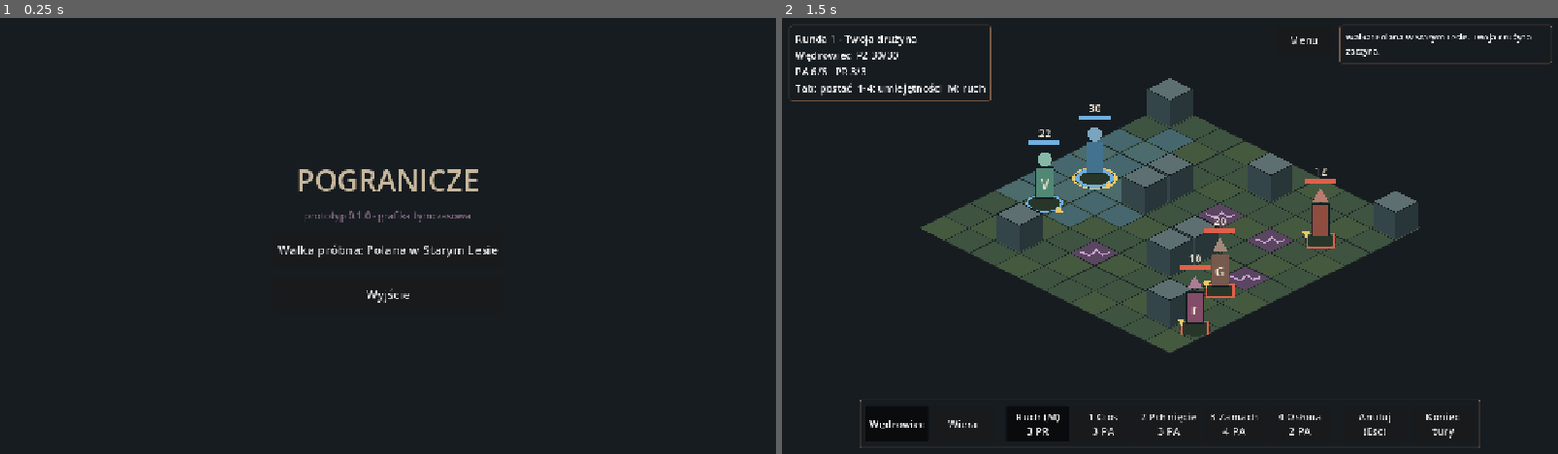
Above: before the commit, frames 1-2 (left to right).
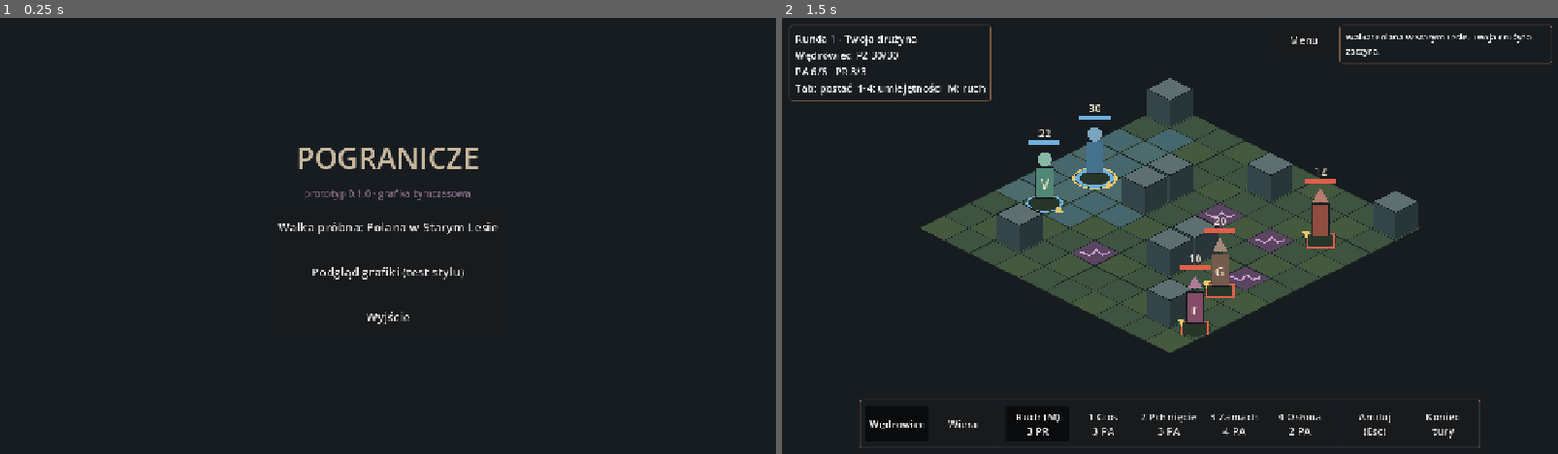
Above: after the commit, the same moments.

Repository: kachaj96/pogranicze
Game: Godot game, scene res://scenes/main/main.tscn
The game is run twice, just before and just after one commit, with the same random seed, the same clock (stepped at 60 frames per second) and the same inputs.
Inputs:
- Up to frame 1 (0.25 s): no input
- Up to frame 2 (1.5 s): click "Walka próbna: Polana w Starym…" at 0.5 s; click "Wędrowiec" at 1.25 s

The runs differ from the first frame. In frame 1, 2.2% of the frame differs, in the area x 35-65%, y 29-71%; in frame 2, nothing differs.

Commit message:
feat(art): procedural Blender-to-pixel-art pipeline and style test pack
Blender 4.5 Cycles data passes (light, AO, material index, cast shadow)
mapped to art-bible palette ramps with selective outline. Exact 2:1 iso
camera. Wanderer in 8 directions (idle 4, walk 8), house, tree, seal
stone, stone block, floor tiles. Art showcase scene in the main menu.
All outputs in assets/raw (review pending).

Co-Authored-By: Claude Opus 5.5 <noreply@anthropic.com>
Claude-Session: https://claude.ai/code/session_01VADSTYCm6svrujvh15AV29

Diff:
--- /dev/null
+++ b/assets/raw/procedural/wanderer.json
@@ -0,0 +1,38 @@
+{
+  "name": "wanderer",
+  "frame_size": [
+    192,
+    144
+  ],
+  "anchor": [
+    80,
+    128
+  ],
+  "directions": [
+    "N",
+    "NE",
+    "E",
+    "SE",
+    "S",
+    "SW",
+    "W",
+    "NW"
+  ],
+  "source": "procedural Blender render, tools/art/blender",
+  "animations": {
+    "idle": {
+      "file": "wanderer_idle.png",
+      "frames": 4,
+      "fps": 4,
+      "loop": true,
+      "layout": "rows=directions, cols=frames"
+    },
+    "walk": {
+      "file": "wanderer_walk.png",
+      "frames": 8,
+      "fps": 8,
+      "loop": true,
+      "layout": "rows=directions, cols=frames"
+    }
+  }
+}
--- /dev/null
+++ b/scenes/art/art_showcase.tscn
@@ -0,0 +1,6 @@
+[gd_scene format=3]
+
+[ext_resource type="Script" path="res://scripts/art/art_showcase.gd" id="1"]
+
+[node name="ArtShowcase" type="Node2D"]
+script = ExtResource("1")
--- /dev/null
+++ b/scripts/art/art_showcase.gd
@@ -0,0 +1,126 @@
+extends Node2D
+## Art validation scene: procedural terrain, props and the 8-direction
+## character in engine, at integer zoom. Not gameplay - for judging style,
+## scale, anchors and readability on PC / phone resolutions.
+
+const DIR := "res://assets/raw/procedural/"
+const W := 14
+const H := 12
+const PROPS := {
+	"house": {"anchor": Vector2(160, 226), "cells": [Vector2(4, 3.5)]},
+	"tree": {"anchor": Vector2(144, 216), "cells": [Vector2(10, 2), Vector2(11, 5), Vector2(1, 9), Vector2(12, 9), Vector2(9, 0)]},
+	"seal_stone": {"anchor": Vector2(48, 128), "cells": [Vector2(8, 8)]},
+}
+
+var _world: Node2D
+var _walker: AnimatedSprite2D
+var _path: Array[Vector2] = [Vector2(2, 7), Vector2(7, 7), Vector2(7, 10), Vector2(10, 10), Vector2(10, 7), Vector2(7, 4), Vector2(2, 7)]
+var _seg := 0
+var _t := 0.0
+var _walker_pos := Vector2(2, 7)
+var _frame_size := Vector2(128, 128)
+var _anchor := Vector2(64, 112)
+
+
+func _ready() -> void:
+	var meta: Dictionary = JSON.parse_string(FileAccess.get_file_as_string(DIR + "wanderer.json"))
+	_frame_size = Vector2(meta["frame_size"][0], meta["frame_size"][1])
+	_anchor = Vector2(meta["anchor"][0], meta["anchor"][1])
+	var frames := _build_frames(meta)
+	_draw_terrain()
+	_world = Node2D.new()
+	_world.y_sort_enabled = true
+	add_child(_world)
+	for prop: String in PROPS:
+		var tex: Texture2D = load(DIR + prop + ".png")
+		for c: Vector2 in PROPS[prop]["cells"]:
+			var s := Sprite2D.new()
+			s.texture = tex
+			s.centered = false
+			s.offset = -PROPS[prop]["anchor"]
+			s.position = IsoMath.plane_to_screen(c)
+			_world.add_child(s)
+	var block: Texture2D = load(DIR + "block_stone.png")
+	for c in [Vector2(5, 9), Vector2(5, 10), Vector2(12, 3)]:
+		var b := Sprite2D.new()
+		b.texture = block
+		b.centered = false
+		b.offset = -Vector2(32, 52)
+		b.position = IsoMath.plane_to_screen(c)
+		_world.add_child(b)
+	# Row of idle characters showing all 8 facings.
+	for i in 8:
+		var a := _character(frames, "idle_%d" % i)
+		a.position = IsoMath.plane_to_screen(Vector2(3 + i, 11))
+		a.frame = i % 4
+	_walker = _character(frames, "walk_4")
+	var cam := Camera2D.new()
+	cam.zoom = Vector2(2, 2)
+	cam.position = IsoMath.plane_to_screen(Vector2(7, 7)) + Vector2(0, -30)
+	add_child(cam)
+
+
+func _character(frames: SpriteFrames, anim: String) -> AnimatedSprite2D:
+	var a := AnimatedSprite2D.new()
+	a.sprite_frames = frames
+	a.centered = false
+	a.offset = -_anchor
+	a.play(anim)
+	_world.add_child(a)
+	return a
+
+
+func _build_frames(meta: Dictionary) -> SpriteFrames:
+	var sf := SpriteFrames.new()
+	sf.remove_animation("default")
+	for anim: String in meta["animations"]:
+		var info: Dictionary = meta["animations"][anim]
+		var sheet: Texture2D = load(DIR + str(info["file"]))
+		for d in 8:
+			var name := "%s_%d" % [anim, d]
+			sf.add_animation(name)
+			sf.set_animation_speed(name, float(info["fps"]))
+			sf.set_animation_loop(name, true)
+			for f in int(info["frames"]):
+				var at := AtlasTexture.new()
+				at.atlas = sheet
+				at.region = Rect2(Vector2(f, d) * _frame_size, _frame_size)
+				sf.add_frame(name, at)
+	return sf
+
+
+func _draw_terrain() -> void:
+	var grass: Array[Texture2D] = [load(DIR + "floor_grass_0.png"), load(DIR + "floor_grass_1.png"), load(DIR + "floor_grass_2.png")]
+	var dirt: Texture2D = load(DIR + "floor_dirt_path.png")
+	var crack: Texture2D = load(DIR + "floor_crack.png")
+	var ground := Node2D.new()
+	ground.z_index = -10
+	add_child(ground)
+	for y in H:
+		for x in W:
+			var tex: Texture2D = grass[(x * 7 + y * 3) % 3]
+			if y == 7 and x >= 1 or (x == 7 and y >= 4 and y <= 10) or (y == 10 and x >= 7 and x <= 10):
+				tex = dirt
+			if Vector2i(x, y) in [Vector2i(8, 7), Vector2i(7, 9)]:
+				tex = crack
+			var s := Sprite2D.new()
+			s.texture = tex
+			s.position = IsoMath.grid_to_screen(Vector2i(x, y))
+			ground.add_child(s)
+
+
+func _process(delta: float) -> void:
+	var a := _path[_seg]
+	var b := _path[(_seg + 1) % _path.size()]
+	var speed := 1.6  # cells per second
+	_t += delta * speed / maxf(0.001, a.distance_to(b))
+	if _t >= 1.0:
+		_t = 0.0
+		_seg = (_seg + 1) % (_path.size() - 1)
+		return
+	_walker_pos = a.lerp(b, _t)
+	_walker.position = IsoMath.plane_to_screen(_walker_pos)
+	var facing := IsoMath.facing_from_delta(b - a)
+	var anim := "walk_%d" % facing
+	if _walker.animation != anim:
+		_walker.play(anim)
--- a/scripts/ui/main_menu.gd
+++ b/scripts/ui/main_menu.gd
@@ -2,6 +2,7 @@
 ## Start menu. Placeholder until exploration becomes the default entry.
 
 const COMBAT_SCENE := "res://scenes/combat/combat.tscn"
+const ART_SCENE := "res://scenes/art/art_showcase.tscn"
 
 
 func _ready() -> void:
@@ -27,6 +28,7 @@
 	sub.add_theme_color_override("font_color", Color("#816782"))
 	box.add_child(sub)
 	box.add_child(_button("Walka próbna: Polana w Starym Lesie", func() -> void: get_tree().change_scene_to_file(COMBAT_SCENE)))
+	box.add_child(_button("Podgląd grafiki (test stylu)", func() -> void: get_tree().change_scene_to_file(ART_SCENE)))
 	if OS.get_name() != "Android":
 		box.add_child(_button("Wyjście", func() -> void: get_tree().quit()))
 
Binary file added: assets/raw/procedural/block_stone.png
Not shown, added: assets/raw/procedural/block_stone.png.import
Binary file added: assets/raw/procedural/floor_crack.png
Not shown, added: assets/raw/procedural/floor_crack.png.import
Binary file added: assets/raw/procedural/floor_dirt_path.png
Not shown, added: assets/raw/procedural/floor_dirt_path.png.import
Binary file added: assets/raw/procedural/floor_grass_0.png
Not shown, added: assets/raw/procedural/floor_grass_0.png.import
Binary file added: assets/raw/procedural/floor_grass_1.png
Not shown, added: assets/raw/procedural/floor_grass_1.png.import
Binary file added: assets/raw/procedural/floor_grass_2.png
Not shown, added: assets/raw/procedural/floor_grass_2.png.import
(and 14 more such lines)
